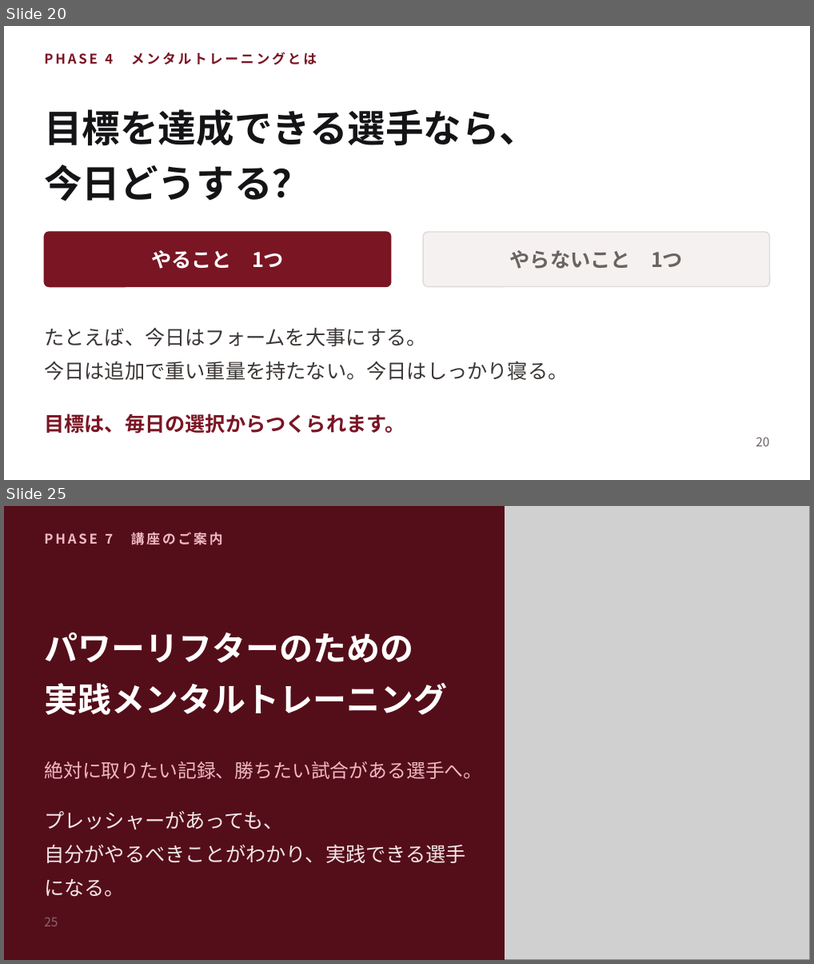
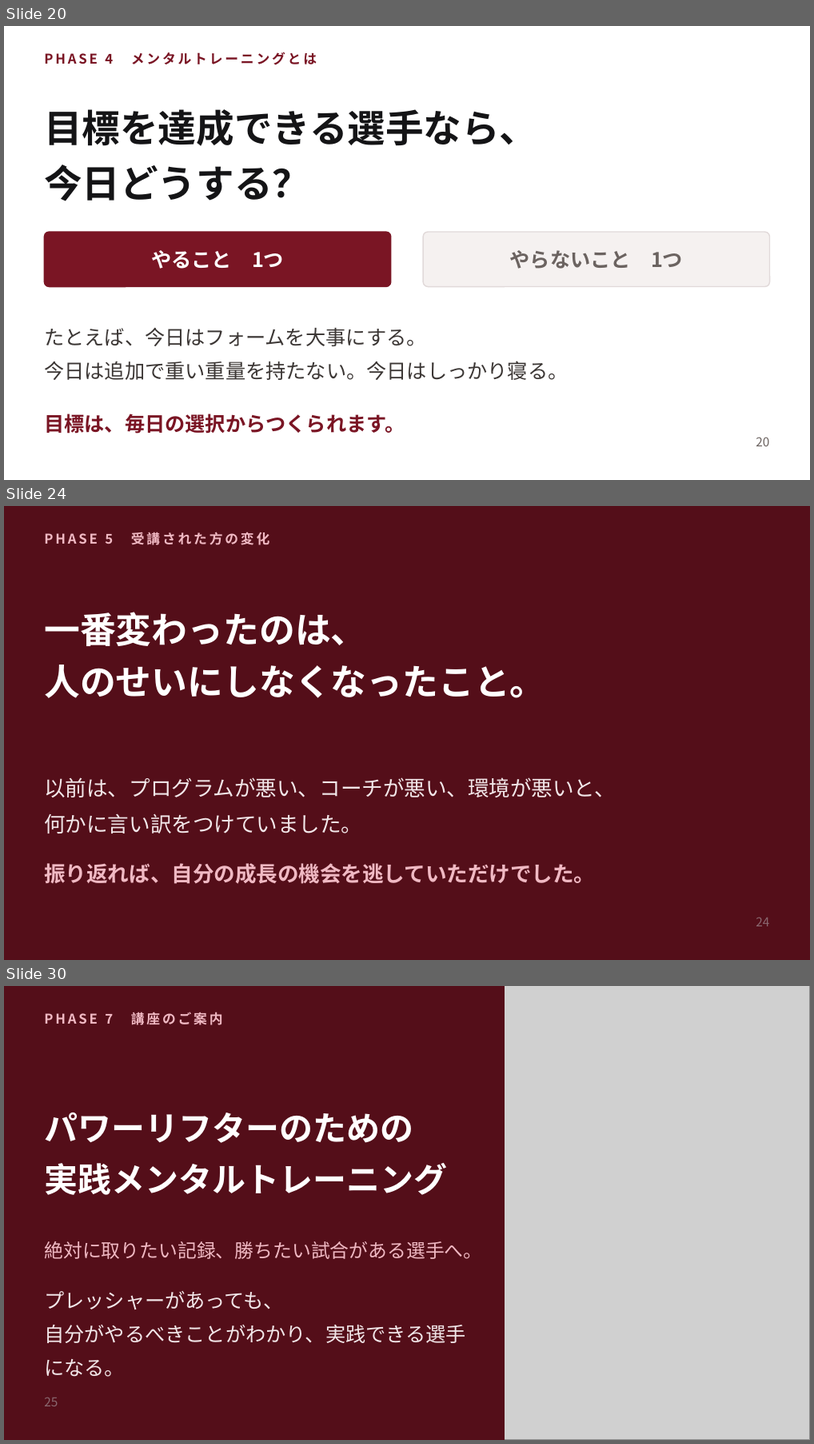
Before and after one commit to shiori0823/shiorin-trainer, a slide deck: deck/consultation-deck.pptx. Shown one above the other, each under a label of ours: slides 20 and 25 before the commit, slides 20, 24 and 30 after it; the slides between them are not shown. The pictures are 814x964 and 814x1444 pixels, drawn with LibreOffice and Linux fonts; fonts in the diff are those of the drawing; grey boxes stand for pictures. Boxes give left, top, right and bottom in pixels: in the first picture for what was removed or moved away, otherwise in the second. Text is boxed around its words. In the diff, an @@ line names an element or a change of style, - is before the commit and + after.

```diff
--- a/deck/consultation-deck.pptx
+++ b/deck/consultation-deck.pptx
@@ slide 24 added at box(4, 506, 810, 960), background #540E19 @@
@@ text added at box(44, 532, 270, 545), 12 pt, text #F0B9C3, bold @@
+PHASE 5 受講された方の変化
@@ text added at box(44, 612, 546, 698), 32 pt, text #FFFFFF, bold @@
+一番変わったのは、
+人のせいにしなくなったこと。
@@ text added at box(44, 777, 616, 833), 19 pt, text #F2E7E9 @@
+以前は、プログラムが悪い、コーチが悪い、環境が悪いと、
+何かに言い訳をつけていました。
@@ text added at box(44, 863, 595, 884), 19 pt, text #F0B9C3, bold @@
+振り返れば、自分の成長の機会を逃していただけでした。
@@ text added at box(756, 917, 770, 926), 11 pt, text #8A6870 @@
+24
@@ what was slide 25 is now slide 30 @@
```
Also in this commit, not shown: 11 slides changed, 4 other slides added, 2 other files.
